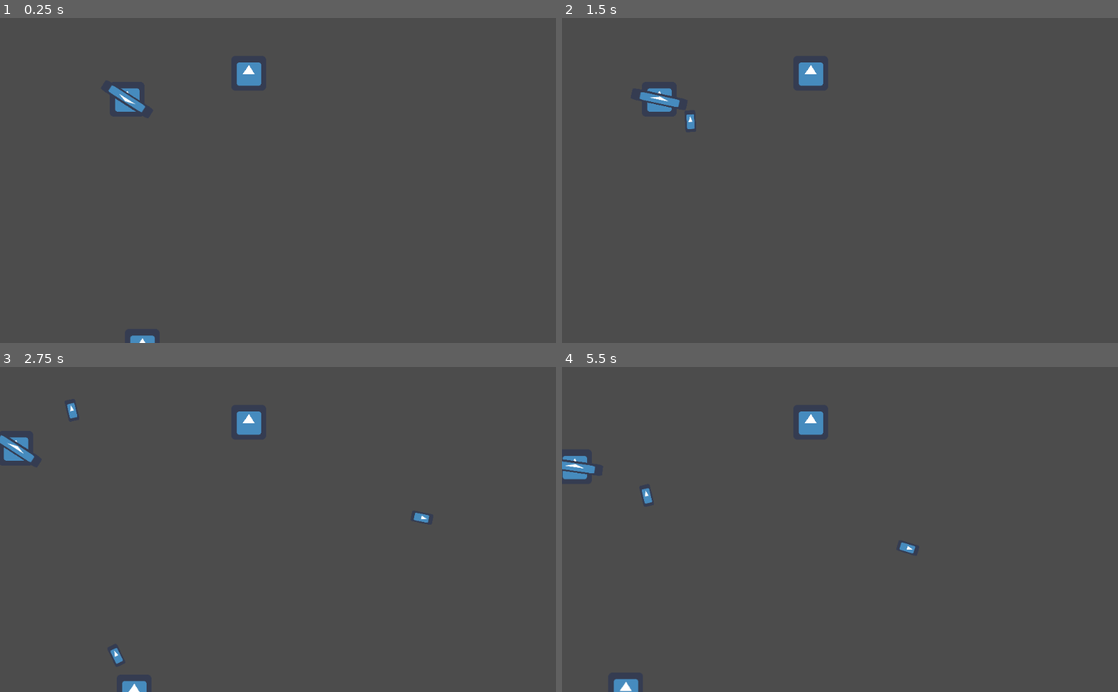
Above: before the commit, frames 1-4 (two rows, left to right).
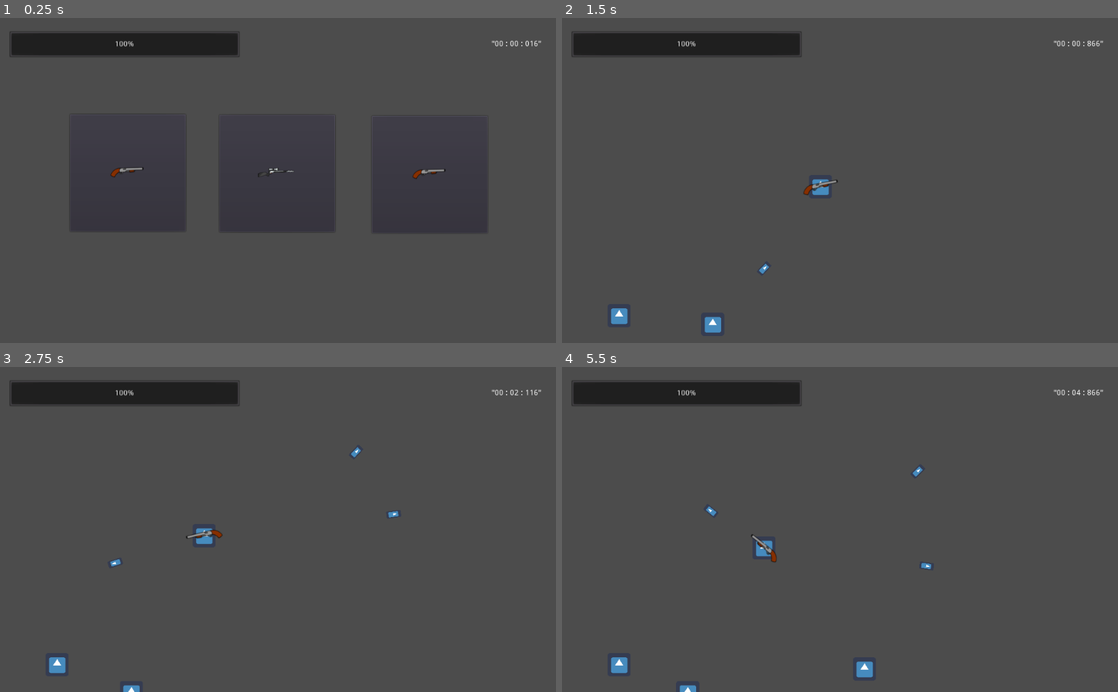
Above: after the commit, the same moments.

Repository: Milarkins/BUJ
Game: Godot game, scene res://Node2D.tscn
The game is run twice, just before and just after one commit, with the same random seed, the same clock (stepped at 60 frames per second) and the same inputs. The engine's default icon, where the game draws it, is replaced by a stand-in: a white triangle on a blue panel in a dark square.
Inputs (mouse positions are in pixels of both pictures, inside the frame that each line leads up to):
- Up to frame 1 (0.25 s): no input
- Up to frame 2 (1.5 s): click (689, 174) at 0.52 s; move the mouse to (962, 164) at 1.27 s; hold A (A) from 1.28 s (still down)
- Up to frame 3 (2.75 s): click (400, 513) at 1.55 s; move the mouse to (166, 545) at 2.02 s; release A (A) at 2.03 s; click (166, 545) at 2.1 s; tap D (D) at 2.3 s
- Up to frame 4 (5.5 s): move the mouse to (895, 458) at 2.77 s; hold D (D) 2.78-3.53 s; tap S (S) at 3.05, 3.6 s; move the mouse to (812, 594) at 3.52 s; tap A (A) at 3.8 s; move the mouse to (1006, 578) at 4.27 s; hold A (A) 4.28-5.03 s; click (1006, 578) at 4.55 s; move the mouse to (673, 480) at 5.02 s; click (673, 480) at 5.1 s; tap D (D) at 5.3 s

The runs differ from the first frame. In frame 1, 4.0% of the frame differs, in the area x 1-98%, y 4-100%; in frame 2, 4.1%; in frame 3, 4.2%; in frame 4, 4.4%, in the area x 0-98%, y 4-100%.

Commit message:
Save5
Signed-off-by: Mischa Larkins <Mischalarkins06@gmail.com>

Diff:
--- a/Bullets/EnemyBullet.gd
+++ b/Bullets/EnemyBullet.gd
@@ -7,5 +7,5 @@
 
 func _on_Area2D_body_entered(body):
 	if body is player:
-		body.health -= 10
+		body.health -= round(rand_range(7,10))
 		queue_free()
--- a/Bullets/Explosion.gd
+++ b/Bullets/Explosion.gd
@@ -7,4 +7,4 @@
 
 func _on_Explosion_body_entered(body):
 	if body is enemy:
-		body.health -= 10
+		body.health -= round(rand_range(80,100))
--- a/Bullets/ExplosiveBullet.gd
+++ b/Bullets/ExplosiveBullet.gd
@@ -1,5 +1,6 @@
 extends KinematicBody2D
 var speed
+var damage_range = Vector2(0,0) #so there's no errors
 
 var explosion = load("res://Bullets/Explosion.tscn")
 func _process(delta):
--- a/Bullets/LaserBullet.gd
+++ b/Bullets/LaserBullet.gd
@@ -1,11 +1,11 @@
 extends KinematicBody2D
 var speed
+var damage_range = Vector2(0,0)
 
 func _process(delta):
 	var direction = global_transform.basis_xform(Vector2.RIGHT)
 	move_and_slide(direction * speed)
 
-
 func _on_Area2D_body_entered(body):
 	if body is enemy:
-		body.health -= 10
+		body.health -= round(rand_range(damage_range.x,damage_range.y))
--- a/Bullets/NormalBullet.gd
+++ b/Bullets/NormalBullet.gd
@@ -1,5 +1,6 @@
 extends KinematicBody2D
 var speed
+var damage_range = Vector2(0,0)
 
 func _process(delta):
 	var direction = global_transform.basis_xform(Vector2.RIGHT)
@@ -8,5 +9,5 @@
 
 func _on_Area2D_body_entered(body):
 	if body is enemy:
-		body.health -= 10
+		body.health -= round(rand_range(damage_range.x,damage_range.y))
 		queue_free()
--- a/Enemies/Enemy.gd
+++ b/Enemies/Enemy.gd
@@ -24,6 +24,9 @@
 var current_state = hunter.Move
 export(float) var speed = 100
 
+onready var view = get_viewport_rect().size
+var was_knockbacked = false
+
 func _ready():
 	type = type_num
 
@@ -33,6 +36,10 @@
 		queue_free()
 
 	#movement
+	var multiple = 1.5
+	global_position.x = clamp(global_position.x, 0, view.x*multiple)
+	global_position.y = clamp(global_position.y, 0, view.y*multiple)
+
 	var playerPos = player[0].global_position
 	var dir = global_position.direction_to(playerPos)
 	var dist = global_position.distance_to(playerPos)
@@ -78,7 +85,7 @@
 				move_and_slide(dir * speed)
 			dog.Bite:
 				if $Cooldown.is_stopped():
-					player[0].health -= 10
+					player[0].health -= round(rand_range(5,8))
 					$Cooldown.start()
 
 func set_state(state):
--- /dev/null
+++ b/Game/Button.gd
@@ -0,0 +1,55 @@
+extends Button
+
+onready var player = get_tree().current_scene.get_node("Player")
+
+#guns
+var shotgun = [200,0.5,3,1,0,load("res://Textures/shotgun.png"),Vector2(40,50)]
+var l_snipe = [400,0,1,1,2,load("res://Textures/laser_sniper.png"),Vector2(70,100)]
+var machine = [500,0,1,0.1,0,load("res://Textures/laser_sniper.png"),Vector2(20,40)]
+var pistol = [300,0,1,0.5,0,load("res://Textures/shotgun.png"),Vector2(-20,20)]
+var rocket = [400,0,1,1,1,load("res://Textures/shotgun.png"),Vector2(0,0)]
+var l_shot = [200,0.5,3,1,2,load("res://Textures/shotgun.png"),Vector2(30,40)]
+
+onready var gun_list := [shotgun,l_snipe,pistol,rocket,l_shot,machine]
+
+onready var current_gun = gun_list[rand_range(0,gun_list.size())]
+
+var set_speed
+var set_spread
+var set_amount
+var set_delay
+var set_type
+var set_texture
+var set_damage_range
+
+func _ready():
+	randomize()
+	set_all()
+
+func reset():
+	randomize()
+	current_gun = gun_list[rand_range(0,gun_list.size())]
+
+func set_all():
+	set_speed = current_gun[0]
+	set_spread = current_gun[1]
+	set_amount = current_gun[2]
+	set_delay = current_gun[3]
+	set_type = current_gun[4]
+	set_texture = current_gun[5]
+	set_damage_range = current_gun[6]
+	$Sprite.texture = current_gun[5]
+
+func pressed():
+	player.get_node("Gun").bullet_speed = set_speed
+	player.get_node("Gun").bullet_spread = set_spread
+	player.get_node("Gun").bullet_amount = set_amount
+	player.get_node("Gun").shot_delay = set_delay
+	player.get_node("Gun").bullet_type = set_type
+	player.get_node("Gun").get_node("GunSprite").texture = set_texture
+	player.get_node("Gun").bullet_damage_range = set_damage_range
+
+	get_tree().paused = false
+	get_tree().current_scene.start_attack()
+	get_tree().current_scene.decrease()
+	get_parent().get_node("Button4").visible = true
--- /dev/null
+++ b/Game/Button.tscn
@@ -0,0 +1,22 @@
+[gd_scene load_steps=3 format=2]
+
+[ext_resource path="res://Game/Button.gd" type="Script" id=1]
+[ext_resource path="res://icon.png" type="Texture" id=2]
+
+[node name="Button" type="Button" groups=["button"]]
+pause_mode = 2
+anchor_left = 0.125977
+anchor_top = 0.296667
+anchor_right = 0.333984
+anchor_bottom = 0.656667
+rect_pivot_offset = Vector2( 105, 107 )
+script = ExtResource( 1 )
+__meta__ = {
+"_edit_use_anchors_": true
+}
+
+[node name="Sprite" type="Sprite" parent="."]
+position = Vector2( 105, 105 )
+texture = ExtResource( 2 )
+
+[connection signal="pressed" from="." to="." method="pressed"]
--- /dev/null
+++ b/Game/Died.gd
@@ -0,0 +1,13 @@
+extends Control
+
+func _ready():
+	visible = false
+
+func _process(delta):
+	$RichTextLabel2.text = var2str(get_tree().current_scene.time_text)
+
+func quit_pressed():
+	get_tree().quit()
+
+func replay_pressed():
+	get_tree().reload_current_scene()
--- /dev/null
+++ b/Game/Died.tscn
@@ -0,0 +1,55 @@
+[gd_scene load_steps=2 format=2]
+
+[ext_resource path="res://Game/Died.gd" type="Script" id=1]
+
+[node name="Died" type="Control"]
+anchor_right = 1.0
+anchor_bottom = 1.0
+script = ExtResource( 1 )
+
+[node name="quit" type="Button" parent="."]
+anchor_left = 0.325195
+anchor_top = 0.681667
+anchor_right = 0.682617
+anchor_bottom = 0.79
+text = "quit"
+__meta__ = {
+"_edit_use_anchors_": true
+}
+
+[node name="replay" type="Button" parent="."]
+anchor_left = 0.368164
+anchor_top = 0.886667
+anchor_right = 0.639648
+anchor_bottom = 0.948333
+text = "replay"
+__meta__ = {
+"_edit_use_anchors_": true
+}
+
+[node name="RichTextLabel" type="RichTextLabel" parent="."]
+anchor_left = 0.469727
+anchor_top = 0.438333
+anchor_right = 0.554204
+anchor_bottom = 0.488
+rect_pivot_offset = Vector2( 42.9999, 15.0002 )
+tab_size = 0
+text = "YOU DIED"
+__meta__ = {
+"_edit_use_anchors_": true
+}
+
+[node name="RichTextLabel2" type="RichTextLabel" parent="."]
+anchor_left = 0.40625
+anchor_top = 0.553333
+anchor_right = 0.598633
+anchor_bottom = 0.603333
+rect_pivot_offset = Vector2( 42.9999, 15.0002 )
+tab_size = 0
+text = "YOU DIED"
+__meta__ = {
+"_edit_use_anchors_": true
+}
+
+[connection signal="pressed" from="quit" to="." method="quit_pressed"]
+[connection signal="pressed" from="replay" to="." method="replay_pressed"]
--- /dev/null
+++ b/Game/GunOptions.tscn
@@ -0,0 +1,41 @@
+[gd_scene load_steps=3 format=2]
+
+[ext_resource path="res://Game/Button.tscn" type="PackedScene" id=1]
+[ext_resource path="res://Game/SkipGun.gd" type="Script" id=2]
+
+[node name="GunOptions" type="Control"]
+pause_mode = 2
+anchor_right = 1.0
+anchor_bottom = 1.0
+
+[node name="Button" parent="." instance=ExtResource( 1 )]
+
+[node name="Button2" parent="." instance=ExtResource( 1 )]
+anchor_left = 0.394531
+anchor_top = 0.298333
+anchor_right = 0.602538
+anchor_bottom = 0.658333
+margin_top = 1.52588e-05
+margin_bottom = -3.05176e-05
+
+[node name="Button3" parent="." instance=ExtResource( 1 )]
+anchor_left = 0.668945
+anchor_top = 0.301667
+anchor_right = 0.876952
+anchor_bottom = 0.661667
+
+[node name="Button4" type="Button" parent="."]
+visible = false
+anchor_left = 0.413086
+anchor_top = 0.715
+anchor_right = 0.579102
+anchor_bottom = 0.78
+margin_top = 3.05176e-05
+margin_bottom = 3.05176e-05
+text = "No, I'm good"
+script = ExtResource( 2 )
+__meta__ = {
+"_edit_use_anchors_": true
+}
+
+[connection signal="pressed" from="Button4" to="Button4" method="pressed"]
--- /dev/null
+++ b/Game/SkipGun.gd
@@ -0,0 +1,9 @@
+extends Button
+
+func _ready():
+	visible = false
+
+func pressed():
+	get_tree().paused = false
+	get_tree().current_scene.start_attack()
+	get_tree().current_scene.decrease()
--- /dev/null
+++ b/Game/Spawner.gd
@@ -0,0 +1,35 @@
+extends Node2D
+
+onready var enemy_path = load("res://Enemies/Enemy.tscn")
+export(Array) var pickup_path
+onready var this_pickup = pickup_path[rand_range(0,pickup_path.size())]
+onready var view = get_viewport_rect().size
+
+var time = 5
+var multiple = 1.5
+
+func _ready():
+	randomize()
+
+func _process(delta):
+	$Delay.wait_time = time
+
+	if $Delay.is_stopped():
+		var baddie = enemy_path.instance()
+
+		baddie.global_position = Vector2(
+			rand_range(0, view.x*multiple),
+			rand_range(0, view.y*multiple))
+
+		get_tree().current_scene.add_child(baddie)
+		$Delay.start()
+
+	if $PickupDelay.is_stopped():
+		var picky = this_pickup.instance()
+
+		picky.global_position = Vector2(
+			rand_range(0, view.x*multiple),
+			rand_range(0, view.y*multiple))
+
+		get_tree().current_scene.add_child(picky)
+		$PickupDelay.start()
--- a/Spawner.tscn
+++ b/Game/Spawner.tscn
@@ -1,9 +1,13 @@
 [gd_scene load_steps=2 format=2]
 
-[ext_resource path="res://Spawner.gd" type="Script" id=1]
+[ext_resource path="res://Game/Spawner.gd" type="Script" id=1]
 
 [node name="Spawner" type="Node2D"]
 script = ExtResource( 1 )
 
 [node name="Delay" type="Timer" parent="."]
 one_shot = true
+
+[node name="PickupDelay" type="Timer" parent="."]
+wait_time = 10.0
+one_shot = true
--- /dev/null
+++ b/Game/UI.gd
@@ -0,0 +1,7 @@
+extends Control
+
+onready var player = get_tree().current_scene.get_node("Player")
+
+func _process(delta):
+	$Bar.value = player.health
+	$Label.text = var2str(get_tree().current_scene.time_text)
--- /dev/null
+++ b/Game/UI.tscn
@@ -0,0 +1,27 @@
+[gd_scene load_steps=2 format=2]
+
+[ext_resource path="res://Game/UI.gd" type="Script" id=1]
+
+[node name="UI" type="Control"]
+anchor_right = 1.0
+anchor_bottom = 1.0
+script = ExtResource( 1 )
+
+[node name="Bar" type="ProgressBar" parent="."]
+anchor_left = 0.0166016
+anchor_top = 0.04
+anchor_right = 0.431641
+anchor_bottom = 0.121667
+__meta__ = {
+"_edit_use_anchors_": true
+}
+
+[node name="Label" type="Label" parent="."]
+anchor_left = 0.883789
+anchor_top = 0.0683333
+anchor_right = 0.938477
+anchor_bottom = 0.095
+text = "00:00:00"
+__meta__ = {
+"_edit_use_anchors_": true
+}
--- /dev/null
+++ b/Node2D.gd
@@ -0,0 +1,64 @@
+extends Node2D
+
+onready var spawner = $Spawner
+
+enum {
+	Choosing,
+	Attacking
+}
+
+var current_phase
+
+func _ready():
+	phase(Choosing)
+	time_text = "Choose Gun!"
+
+var time = 0
+var time_text : String
+var timer_on = true
+func _process(delta):
+	timer(delta)
+
+	var buttons = get_tree().get_nodes_in_group("button")
+	var enemies = get_tree().get_nodes_in_group("Enemies")
+
+	print(current_phase)
+	match current_phase:
+		Choosing:
+			get_tree().paused = true
+			$CanvasLayer/GunOptions.visible = true
+			for i in buttons:
+				i.set_all()
+				i.reset()
+		Attacking:
+			end_attack()
+
+func decrease():
+	$Spawner.time -= 0.5
+
+func start_attack():
+	phase(Attacking)
+	$CanvasLayer/GunOptions.visible = false
+	$Timer.start()
+
+func end_attack():
+	if $Timer.is_stopped():
+		phase(Choosing)
+
+func phase(p):
+	current_phase = p
+
+func timer(t):
+	if timer_on:
+		yield(get_tree().create_timer(0.040), "timeout")
+		time += t
+
+	var mils = fmod(time,1)*1000
+	var secs = fmod(time,60)
+	var mins = fmod(time,60*60) / 60
+
+	var time_passed = "%02d : %02d : %03d" % [mins,secs,mils]
+	time_text = time_passed
+
+func end_timer():
+	timer_on = false
--- a/Node2D.tscn
+++ b/Node2D.tscn
@@ -1,20 +1,37 @@
-[gd_scene load_steps=6 format=2]
+[gd_scene load_steps=8 format=2]
 
 [ext_resource path="res://Player/Player.tscn" type="PackedScene" id=1]
-[ext_resource path="res://Pickup.tscn" type="PackedScene" id=2]
-[ext_resource path="res://Spawner.tscn" type="PackedScene" id=3]
-[ext_resource path="res://icon.png" type="Texture" id=4]
-[ext_resource path="res://Bullets/Explosion.tscn" type="PackedScene" id=5]
+[ext_resource path="res://Pickups/Pickup.tscn" type="PackedScene" id=2]
+[ext_resource path="res://Game/Spawner.tscn" type="PackedScene" id=3]
+[ext_resource path="res://Game/UI.tscn" type="PackedScene" id=4]
+[ext_resource path="res://Game/Died.tscn" type="PackedScene" id=5]
+[ext_resource path="res://Node2D.gd" type="Script" id=6]
+[ext_resource path="res://Game/GunOptions.tscn" type="PackedScene" id=7]
 
 [node name="Node2D" type="Node2D"]
+script = ExtResource( 6 )
+
+[node name="CanvasLayer" type="CanvasLayer" parent="."]
+pause_mode = 2
+
+[node name="UI" parent="CanvasLayer" instance=ExtResource( 4 )]
+
+[node name="Died" parent="CanvasLayer" instance=ExtResource( 5 )]
+pause_mode = 2
+
+[node name="GunOptions" parent="CanvasLayer" instance=ExtResource( 7 )]
 
 [node name="Player" parent="." instance=ExtResource( 1 )]
-position = Vector2( 234, 150 )
-
-[node name="Pickup" parent="." instance=ExtResource( 2 )]
-position = Vector2( 458, 102 )
-item_visual = ExtResource( 4 )
-item = ExtResource( 5 )
-cooldown_time = 0.1
+position = Vector2( 769, 467 )
 
 [node name="Spawner" parent="." instance=ExtResource( 3 )]
+pickup_path = [ ExtResource( 2 ) ]
+
+[node name="Timer" type="Timer" parent="."]
+wait_time = 60.0
+one_shot = true
+
+[node name="Camera2D" type="Camera2D" parent="."]
+anchor_mode = 0
+current = true
+zoom = Vector2( 1.5, 1.5 )
--- a/Pickup.tscn
+++ b/Pickups/Pickup.tscn
@@ -1,13 +1,17 @@
-[gd_scene load_steps=4 format=2]
+[gd_scene load_steps=5 format=2]
 
-[ext_resource path="res://Pickup.gd" type="Script" id=1]
+[ext_resource path="res://Pickups/Pickup.gd" type="Script" id=1]
 [ext_resource path="res://icon.png" type="Texture" id=2]
+[ext_resource path="res://Bullets/Explosion.tscn" type="PackedScene" id=3]
 
 [sub_resource type="CircleShape2D" id=1]
 radius = 16.0312
 
 [node name="Pickup" type="Area2D"]
 script = ExtResource( 1 )
+item_visual = ExtResource( 2 )
+item = ExtResource( 3 )
+cooldown_time = 0.1
 
 [node name="CollisionShape2D" type="CollisionShape2D" parent="."]
 shape = SubResource( 1 )
--- a/Player/Gun.gd
+++ b/Player/Gun.gd
@@ -6,14 +6,12 @@
 export(int, "Normal", "Explosive", "Laser") var bullet_type
 var current_bullet
 
+export(Vector2) var bullet_damage_range
 export(float) var bullet_speed
 export(float) var bullet_spread
 export(int) var bullet_amount
 
 export(float) var shot_delay
-
-func _ready():
-	$Cooldown.wait_time = shot_delay
 
 func _process(delta):
 	look_at(get_global_mouse_position())
@@ -27,16 +25,27 @@
 	if Input.is_action_pressed("Click") and $Cooldown.is_stopped():
 			shoot()
 
+	flip()
+
 func shoot():
+	$Cooldown.wait_time = shot_delay
 	var bullets = []
 
 	for i in bullet_amount:
 		bullets.resize(bullet_amount)
 		bullets[i] = current_bullet.instance()
 		bullets[i].global_position = $ShootPoint.global_position
+		bullets[i].damage_range = bullet_damage_range
 		bullets[i].speed = bullet_speed
 
 		bullets[i].rotation = (rotation - (bullet_spread * (bullet_amount/2))) + bullet_spread * i
 
 		get_tree().current_scene.add_child(bullets[i])
 	$Cooldown.start()
+
+func flip():
+	var direction = get_global_mouse_position().x - global_position.x
+	if direction < 0:
+		$GunSprite.set_flip_v(true)
+	else:
+		$GunSprite.set_flip_v(false)
--- a/Player/Gun.tscn
+++ b/Player/Gun.tscn
@@ -14,7 +14,7 @@
 position = Vector2( 53, 0 )
 
 [node name="GunSprite" type="Sprite" parent="."]
-scale = Vector2( 1.62695, 0.328125 )
+scale = Vector2( 1.62695, 1.59375 )
 texture = ExtResource( 1 )
 
 [node name="Cooldown" type="Timer" parent="."]
--- a/Player/Player.gd
+++ b/Player/Player.gd
@@ -5,19 +5,26 @@
 var current_pickup
 
 onready var cooldown = $Cooldown
+onready var view = get_viewport_rect().size
 
 var health = 100
 
 func _process(delta):
 	health = clamp(health, 0, 100)
 	if health == 0:
-		pass
-	print(health)
+		get_tree().paused = true
+		get_tree().current_scene.get_node("CanvasLayer/UI").visible = false
+		get_tree().current_scene.get_node("CanvasLayer/Died").visible = true
+		get_tree().current_scene.end_timer()
 
 	input_vector = Vector2(
 		Input.get_action_raw_strength("D") - Input.get_action_raw_strength("A"),
 		Input.get_action_raw_strength("S") - Input.get_action_raw_strength("W")
 	).normalized()
+
+	var multiple = 1.5
+	global_position.x = clamp(global_position.x, 0, view.x*multiple)
+	global_position.y = clamp(global_position.y, 0, view.y*multiple)
 
 	if current_pickup != null:
 		if Input.is_action_just_pressed("Click2") and cooldown.is_stopped():
--- a/Spawner.gd
+++ /dev/null
@@ -1,23 +0,0 @@
-extends Node2D
-
-onready var enemy_path = load("res://Enemies/Enemy.tscn")
-onready var view = get_viewport_rect().size
-
-func _ready():
-	set_spawn_delay(5)
-	randomize()
-
-func _process(delta):
-	if $Delay.is_stopped():
-		var baddie = enemy_path.instance()
-
-		baddie.global_position = Vector2(
-			rand_range(0, view.x),
-			rand_range(0, view.y)
-		)
-
-		get_tree().current_scene.add_child(baddie)
-		$Delay.start()
-
-func set_spawn_delay(time):
-	$Delay.wait_time = time
--- a/project.godot
+++ b/project.godot
@@ -22,7 +22,7 @@
 "base": "Area2D",
 "class": "pickup",
 "language": "GDScript",
-"path": "res://Pickup.gd"
+"path": "res://Pickups/Pickup.gd"
 }, {
 "base": "KinematicBody2D",
 "class": "player",
Renamed: Pickup.gd -> Pickups/Pickup.gd
Binary file added: Textures/laser_sniper.png
Not shown, added: Textures/laser_sniper.png.import
Binary file added: Textures/shotgun.png
Not shown, added: Textures/shotgun.png.import
